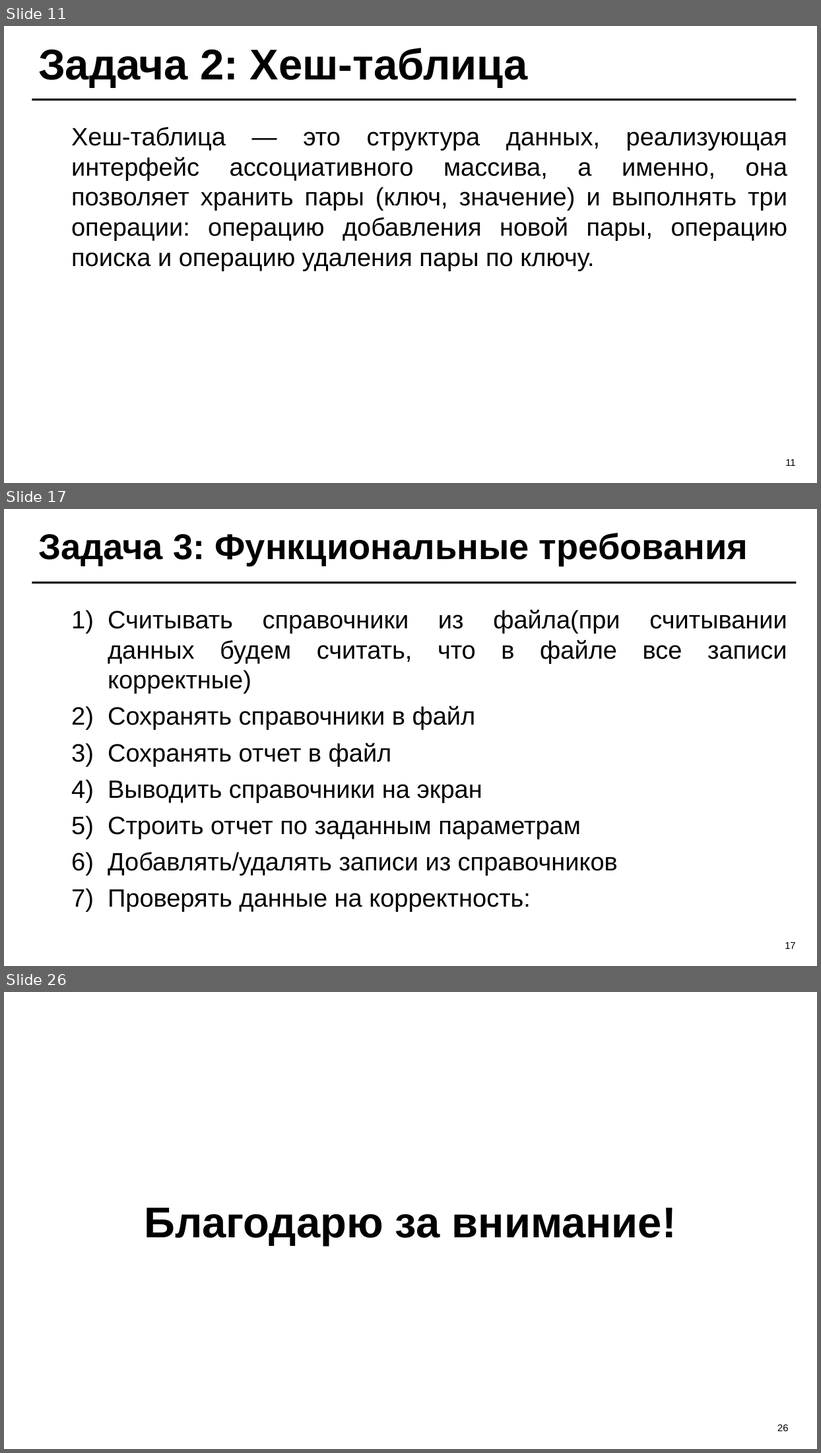
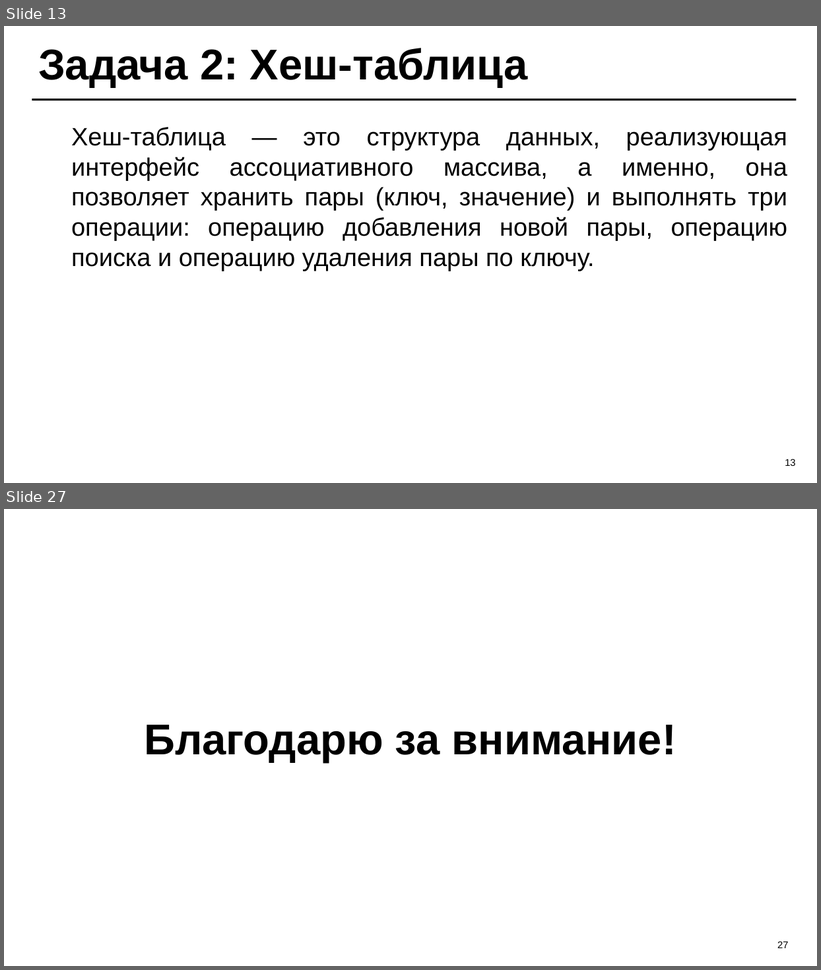
Before and after one commit to TheFusterMan/KursProject, a slide deck: Курсовой проект 2025 - ИС Юридическая фирма Б9123-09.03.04.ppt. Shown one above the other, each under a label of ours: slides 11, 17 and 26 before the commit, slides 13 and 27 after it; the slides between them are not shown. The pictures are 821x1453 and 821x970 pixels, drawn with LibreOffice and Linux fonts; fonts in the diff are those of the drawing; background and template pictures are left out. Boxes give left, top, right and bottom in pixels: in the first picture for what was removed or moved away, otherwise in the second. Text is boxed around its words. In the diff, an @@ line names an element or a change of style, - is before the commit and + after.

```diff
--- a/Курсовой проект 2025 - ИС Юридическая фирма Б9123-09.03.04.ppt
+++ b/Курсовой проект 2025 - ИС Юридическая фирма Б9123-09.03.04.ppt
@@ slide 17 removed at box(4, 509, 817, 966), background #FFFFFF; not listed: 1 template element that a slide beside it also shows @@
@@ title removed at box(38, 533, 748, 566) @@
-Задача 3: Функциональные требования
@@ text removed at box(108, 609, 787, 912) @@
-1) Считывать справочники из файла(при считывании данных будем считать, что в файле все записи корректные)
-2) Сохранять справочники в файл
-3) Сохранять отчет в файл
-4) Выводить справочники на экран
-5) Строить отчет по заданным параметрам
-6) Добавлять/удалять записи из справочников
-7) Проверять данные на корректность:
@@ page number removed at box(785, 942, 795, 949) @@
-17
@@ what was slide 11 is now slide 13 @@
@@ page number at box(785, 459, 795, 466): text changed @@
-11
+13
@@ what was slide 26 is now slide 27 @@
@@ page number at box(778, 941, 788, 949): text changed @@
-26
+27
```
Also in this commit, not shown: 17 slides changed, 7 slides added, 5 other slides removed, 7 other files.
